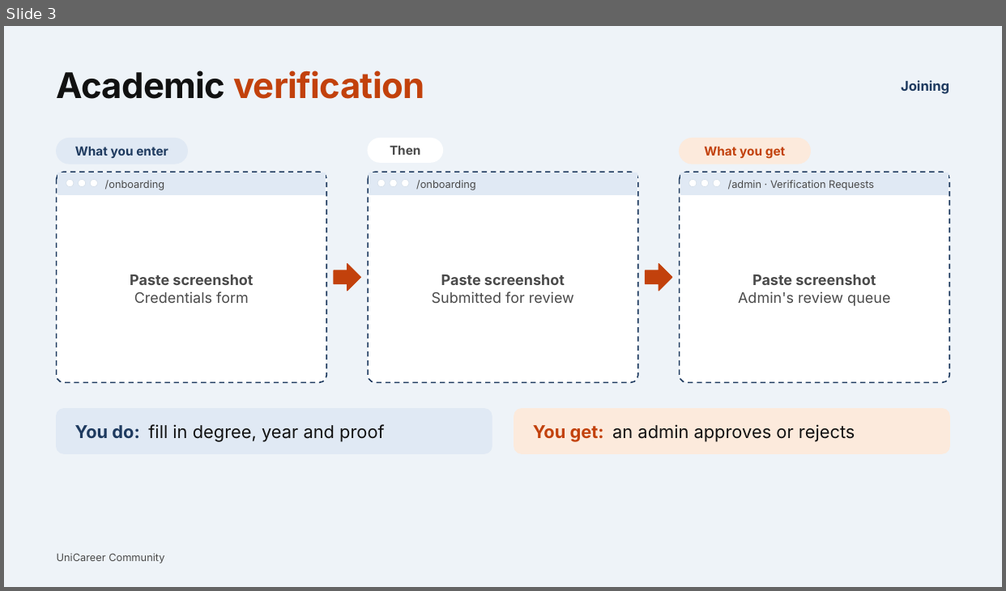
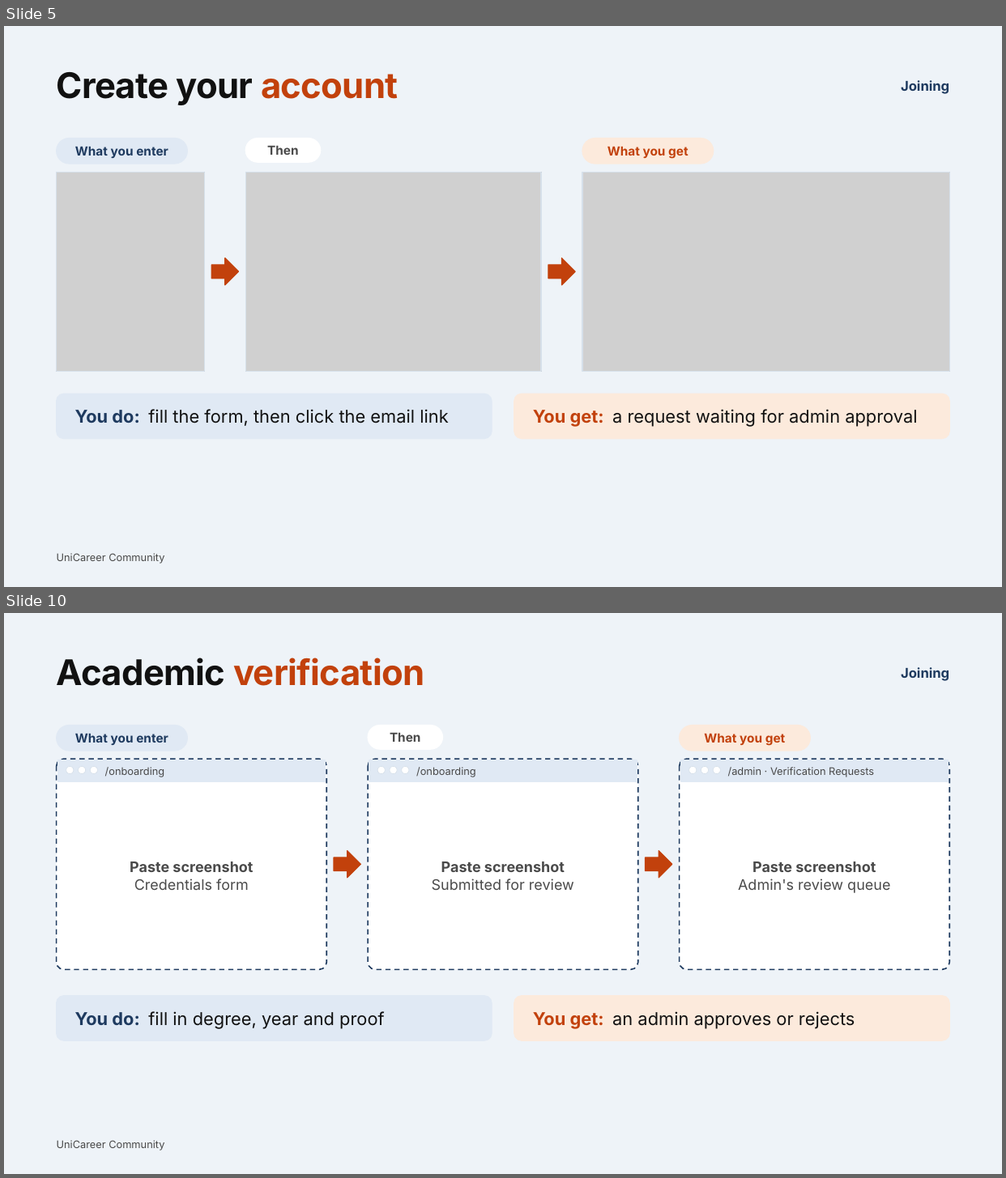
Before and after one commit to sooooojib/CAMPUS_JOB_HUNTING, a slide deck: presentation/UniCareer_Chapter5.pptx. Shown one above the other, each under a label of ours: slide 3 before the commit, slides 5 and 10 after it; the slides between them are not shown. The pictures are 1006x591 and 1006x1178 pixels, drawn with LibreOffice and Linux fonts; fonts in the diff are those of the drawing; grey boxes stand for pictures. Boxes give left, top, right and bottom in pixels: in the first picture for what was removed or moved away, otherwise in the second. Text is boxed around its words. In the diff, an @@ line names an element or a change of style, - is before the commit and + after.

Commit message:
feat(auth): complete verification lifecycle with approval email dispatch and pre-approval login gate
- Require email confirmation click to submit verification request to Admin Dashboard
- Dispatch official approval email to user inbox upon administrator approval
- Enforce strict pre-approval login gate on client and server layout until admin approves
- Provide dedicated awaiting approval UI and update email verification screens
- Update project documentation and unit test coverage

```diff
--- a/presentation/UniCareer_Chapter5.pptx
+++ b/presentation/UniCareer_Chapter5.pptx
@@ slide 5 added at box(4, 26, 1002, 587), background #EEF3F8; not listed: 1 template element that a slide beside it also shows @@
@@ title added at box(57, 72, 398, 105), 34 pt, text #111111, bold @@
+Create your account
@@ text added at box(901, 80, 949, 94), 13 pt, text #1E3A5F, bold @@
+Joining
@@ rounded rectangle added at box(57, 139, 187, 164), fill #E0E9F4, outline #E0E9F4 1 pt @@
@@ text added at box(75, 147, 168, 158), 12 pt, text #1E3A5F, bold @@
+What you enter
@@ rounded rectangle added at box(246, 139, 321, 162), fill #FFFFFF, outline #FFFFFF 1 pt @@
@@ text added at box(267, 146, 299, 155), 12 pt, text #4A4A4A, bold @@
+Then
@@ rounded rectangle added at box(582, 139, 714, 164), fill #FCEADC, outline #FCEADC 1 pt @@
@@ text added at box(607, 147, 688, 159), 12 pt, text #C2410C, bold @@
+What you get
@@ picture added at box(57, 172, 205, 372) @@
@@ rectangle added at box(57, 172, 205, 372), outline #D6E0EA 1 pt @@
@@ picture added at box(246, 172, 542, 372) @@
@@ rectangle added at box(246, 172, 542, 372), outline #D6E0EA 1 pt @@
@@ picture added at box(582, 172, 950, 372) @@
@@ rectangle added at box(582, 172, 950, 372), outline #D6E0EA 1 pt @@
@@ right arrow added at box(211, 258, 238, 285), fill #C2410C, outline #C2410C 1 pt @@
@@ right arrow added at box(548, 258, 575, 285), fill #C2410C, outline #C2410C 1 pt @@
@@ rounded rectangle added at box(57, 395, 492, 439), fill #E0E9F4, outline #E0E9F4 1 pt @@
@@ text added at box(75, 409, 448, 426), 17 pt, text #111111 @@
+You do: fill the form, then click the email link
@@ rounded rectangle added at box(514, 395, 950, 439), fill #FCEADC, outline #FCEADC 1 pt @@
@@ text added at box(533, 409, 917, 427), 17 pt, text #111111 @@
+You get: a request waiting for admin approval
@@ what was slide 3 is now slide 10 @@
```
Also in this commit, not shown: 2 slides changed, 6 other slides added, 18 other files.
